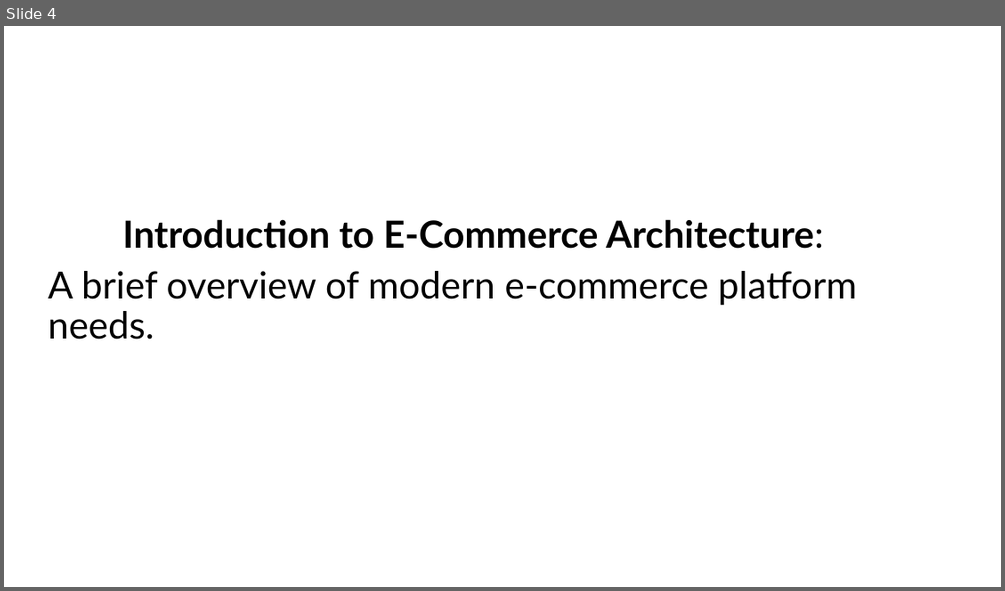
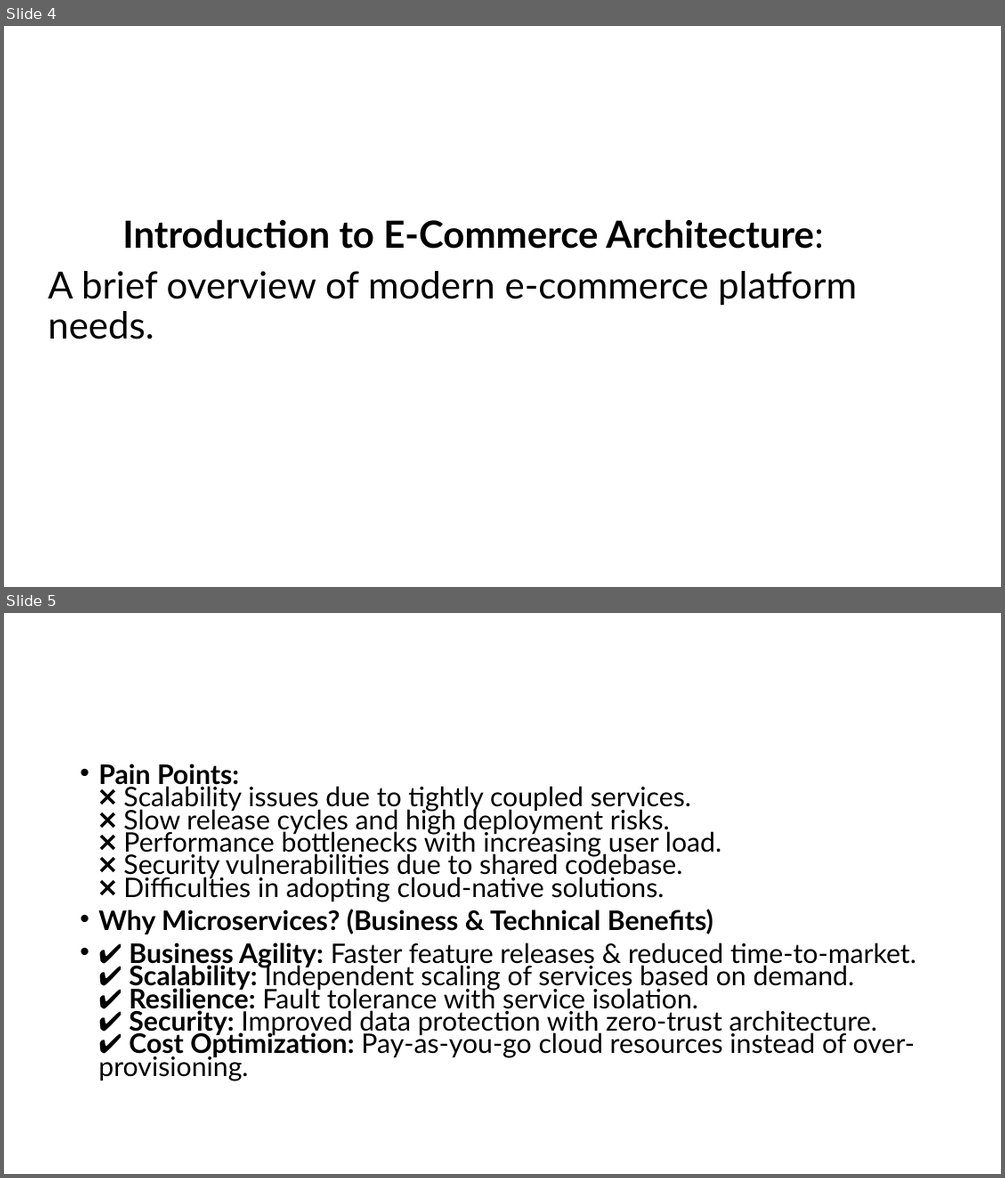
Before and after one commit to RajneeshhajelaAzure/architect, a slide deck: Architecting E-Commerce Solutions with.pptx. Shown one above the other, each under a label of ours: slide 4 before the commit, slides 4 and 5 after it. The pictures are 1005x591 and 1005x1178 pixels, drawn with LibreOffice and Linux fonts; fonts in the diff are those of the drawing. Boxes give left, top, right and bottom in pixels: in the first picture for what was removed or moved away, otherwise in the second. Text is boxed around its words. In the diff, an @@ line names an element or a change of style, - is before the commit and + after.

```diff
--- a/Architecting E-Commerce Solutions with.pptx
+++ b/Architecting E-Commerce Solutions with.pptx
@@ slide 5 added at (4, 613, 1001, 1174), background #FFFFFF @@
@@ text added at (98, 763, 916, 1081), 25.9 pt, text #000000 @@
+• Pain Points:
+  ❌ Scalability issues due to tightly coupled services.
+  ❌ Slow release cycles and high deployment risks.
+  ❌ Performance bottlenecks with increasing user load.
+  ❌ Security vulnerabilities due to shared codebase.
+  ❌ Difficulties in adopting cloud-native solutions.
+• Why Microservices? (Business & Technical Benefits)
+• ✔️ Business Agility: Faster feature releases & reduced time-to-market.
+  ✔️ Scalability: Independent scaling of services based on demand.
+  ✔️ Resilience: Fault tolerance with service isolation.
+  ✔️ Security: Improved data protection with zero-trust architecture.
+  ✔️ Cost Optimization: Pay-as-you-go cloud resources instead of over-provisioning.
```
Also in this commit, not shown: 2 slides changed, 15 other slides added, 2 other files.
